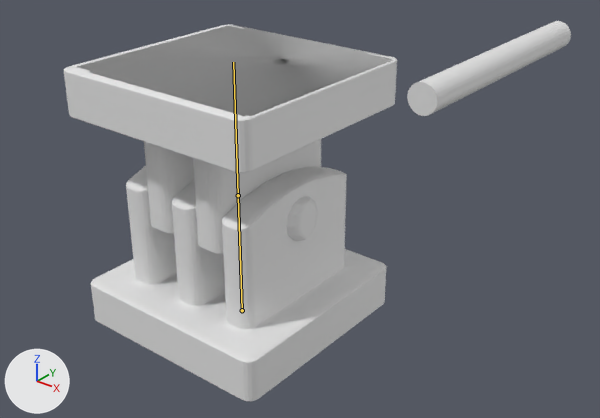
One commit to the Blender file riggingPractice_sonnydonaldson_01.blend: the scene before it, then after it.
Rendered twice from a 50 mm lens placed at (23.1, -24.5, 21.6), pointed at (-2.8, 7.9, 1.5). Lighting does not change. The marker at lower left points along +X, +Y and +Z. The first picture is the older version. Both versions are drawn at the pose saved in each file; the numbers are the values there. The bones that bend it are drawn over the model as lines.

The first picture shows 'Hard-Surface Rig', 'Organic Rig', 'Rotation Point'.
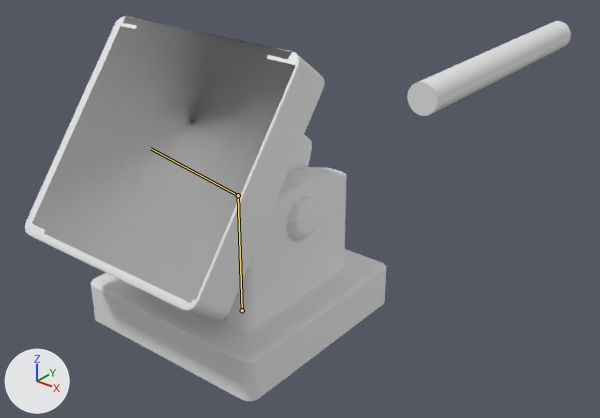
The edits, one by one:
Bone 'topbone' (bone_topbone) turns from (0, 0, 0) to (52, 0, 0) degrees about its own x, y and z.

Changed parts and their boxes [x1, y1, x2, y2] in the pictures (600 x 418 px):
'Hard-Surface Rig', posed (8% wider)
    before: [64, 24, 397, 401]
    after: [25, 16, 386, 401]
'Rotation Point', posed
    before: [286, 196, 318, 241]
    after: [286, 196, 319, 240]
bone 'topbone', root to tip
    before: (238, 195) to (233, 62)
    after: (238, 195) to (150, 148)
